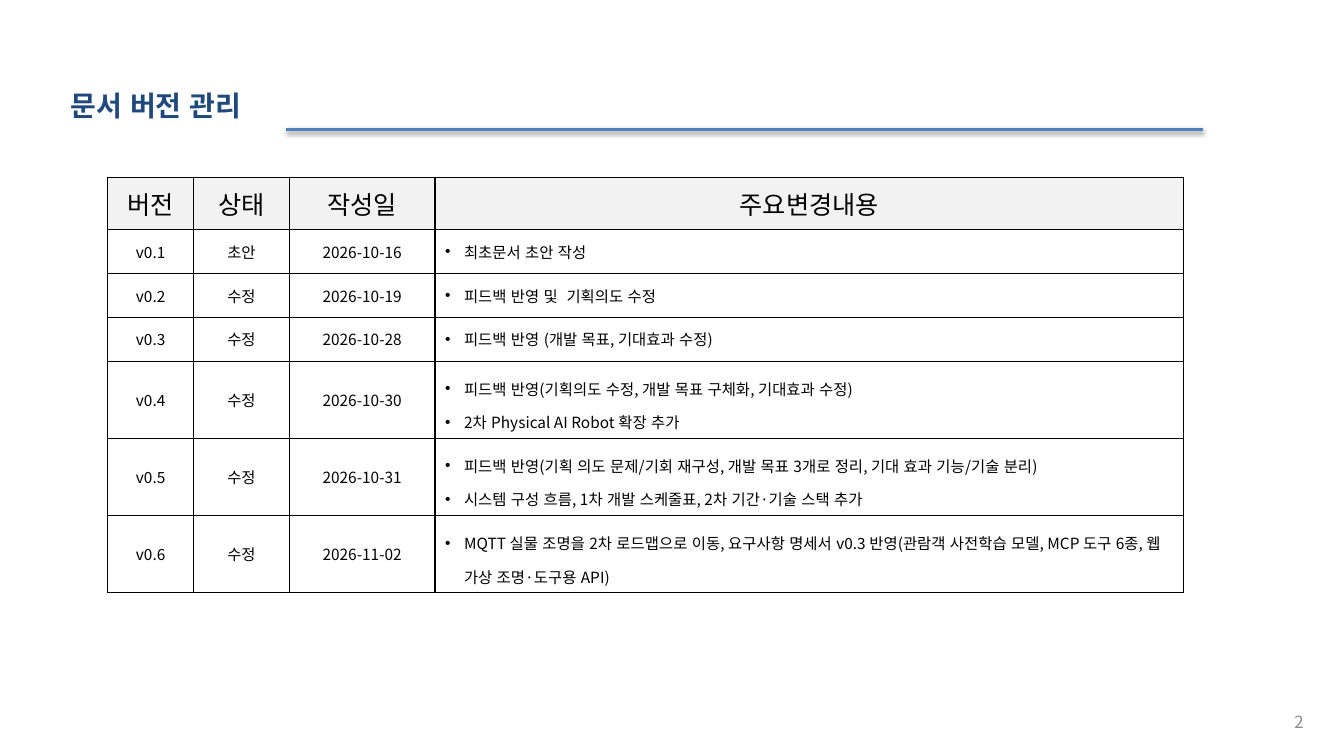
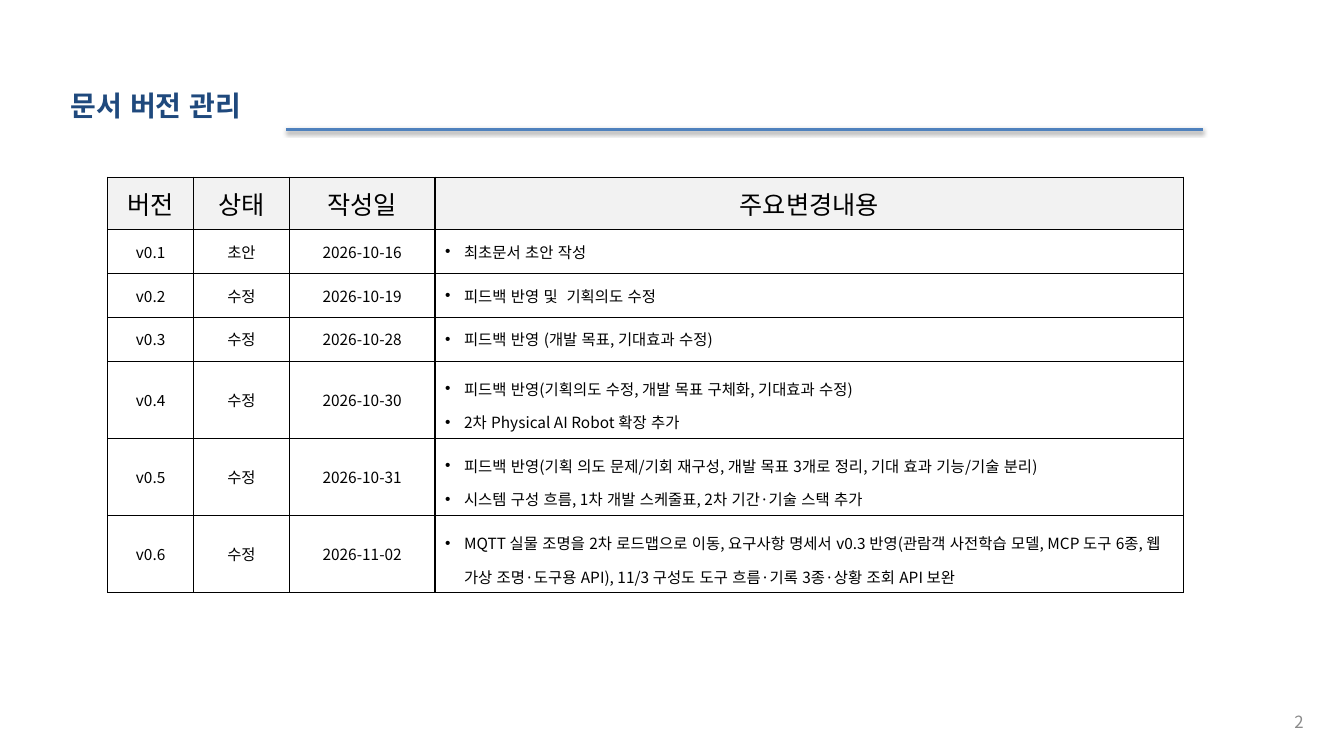
Before and after one commit to selkis4u/smart-museum-aiagent, a slide deck: slide 2 of docs/requirements/3조_스마트박물관_AI_Agent_기획서_v0.6.pptx. Drawn at 1344x756 pixels with LibreOffice and Linux fonts; fonts in the diff are those of the drawing. Boxes give left, top, right and bottom in pixels: in the first picture for what was removed or moved away, otherwise in the second. Text is boxed around its words. In the diff, an @@ line names an element or a change of style, - is before the commit and + after.

Commit message:
요구사항 문서 보완 및 인터페이스 명세 초안 추가
- 분석서·명세서 v0.3 보완: 침범 기록 Agent 생성(FR-AG-18), 사전 녹음 멘트(FR-AG-19), 스피커 대기 상태, 위험 이벤트 상태 무관 처리, 일시정지 중 생성 계속, 공통 연결 멘트, 접촉 경계·해제 조건, 청취 인원 정의, NFR-16·17
- 시연 유물 A002를 지장암 목조비로자나불좌상으로 반영
- 인터페이스 명세 초안 v0.1: 연결 구성, 이벤트 DTO, 좌표 메시지, 도구용 API, 공간 설정 JSON
- 기획서 v0.6·개발일정 v0.3: 구성도 도구 흐름, 기록 3종, 시연 모형·시나리오 촬영 일정, 음성 송출 연장
- 결정사항·ADR-0002/0003/0004·CONTEXT 갱신

```diff
--- a/docs/requirements/3조_스마트박물관_AI_Agent_기획서_v0.6.pptx
+++ b/docs/requirements/3조_스마트박물관_AI_Agent_기획서_v0.6.pptx
@@ table at box(108, 177, 1185, 590) @@
-row 7, column 4: MQTT 실물 조명을 2차 로드맵으로 이동, 요구사항 명세서 v0.3 반영(관람객 사전학습 모델, MCP 도구 6종, 웹 가상 조명·도구용 API)
+row 7, column 4: MQTT 실물 조명을 2차 로드맵으로 이동, 요구사항 명세서 v0.3 반영(관람객 사전학습 모델, MCP 도구 6종, 웹 가상 조명·도구용 API), 11/3 구성도 도구 흐름·기록 3종·상황 조회 API 보완
```
Also in this commit, not shown: 6 other slides changed, 9 other files.
